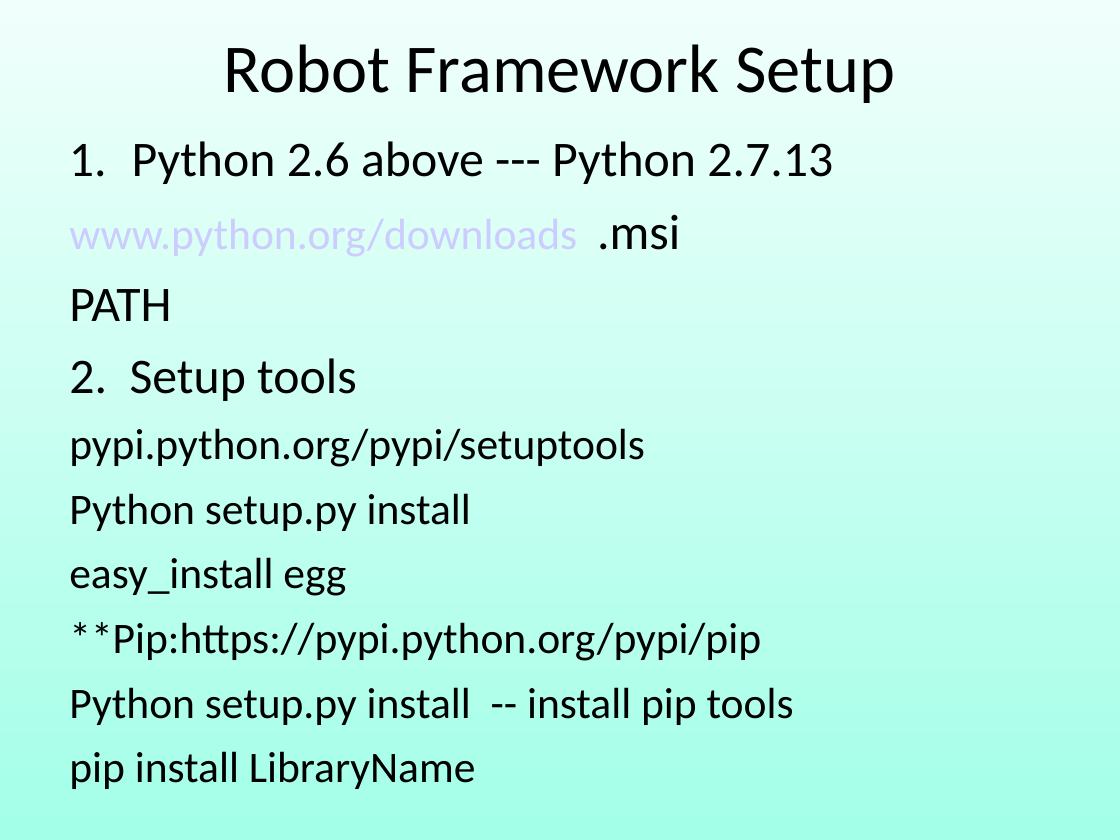
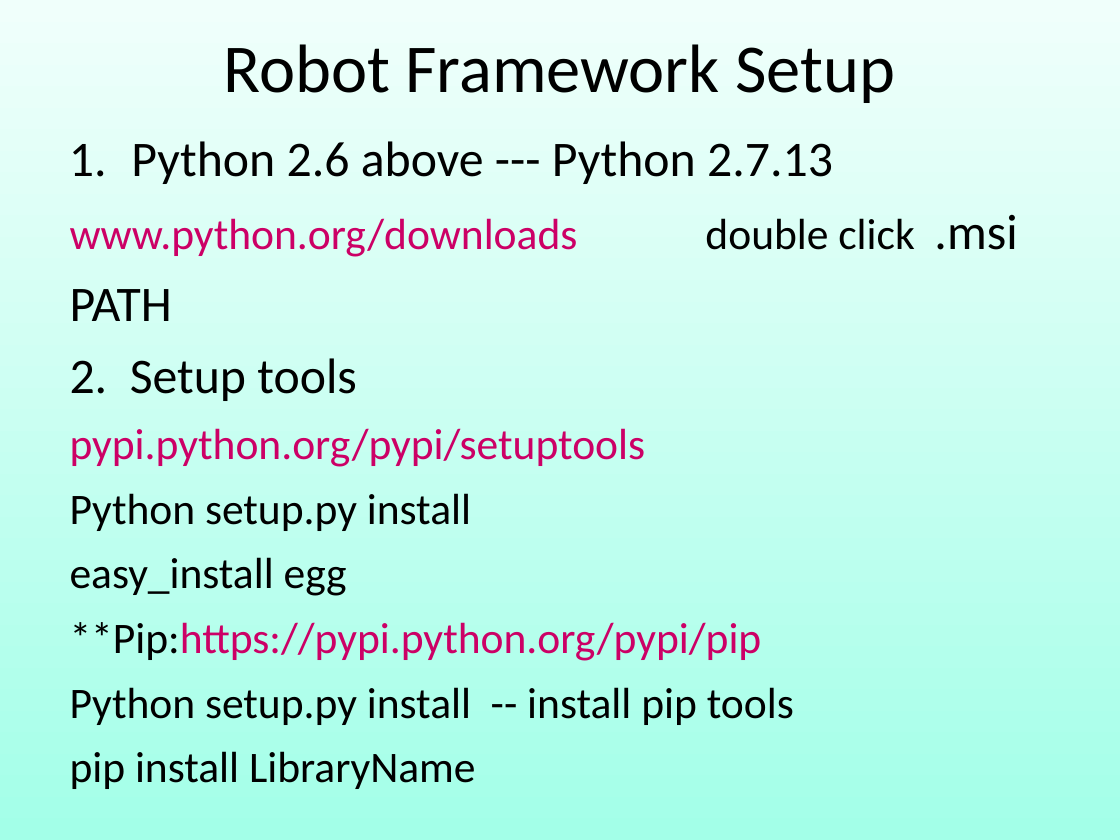
Before and after one commit to robin3795/Data, a slide deck: slide 35 of 2018_1.ppt (slide 36 before the commit). Drawn at 1120x840 pixels with LibreOffice and Linux fonts; fonts in the diff are those of the drawing. Boxes give left, top, right and bottom in pixels: in the first picture for what was removed or moved away, otherwise in the second. Text is boxed around its words. In the diff, an @@ line names an element or a change of style, - is before the commit and + after.

```diff
--- a/2018_1.ppt
+++ b/2018_1.ppt
@@ text in free at box(70, 141, 833, 789): text colour #000000 to #CC0066 in "pypi.python.org/pypi/setuptools", "**Pip:https://pypi.python.org/pypi/pip"; indent changed @@
@@ text in free at box(70, 214, 1017, 257): text changed; text colour #CCCCFF to #CC0066 @@
-www.python.org/downloads .msi
+www.python.org/downloads double click .msi
```
Also in this commit, not shown: 17 other slides changed, 4 slides added, 3 slides removed.
